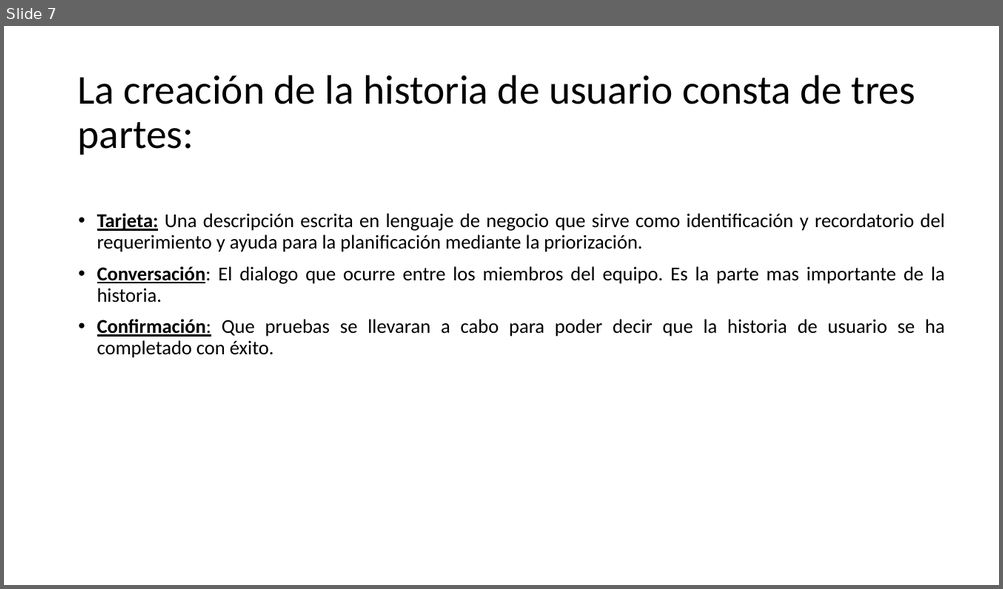
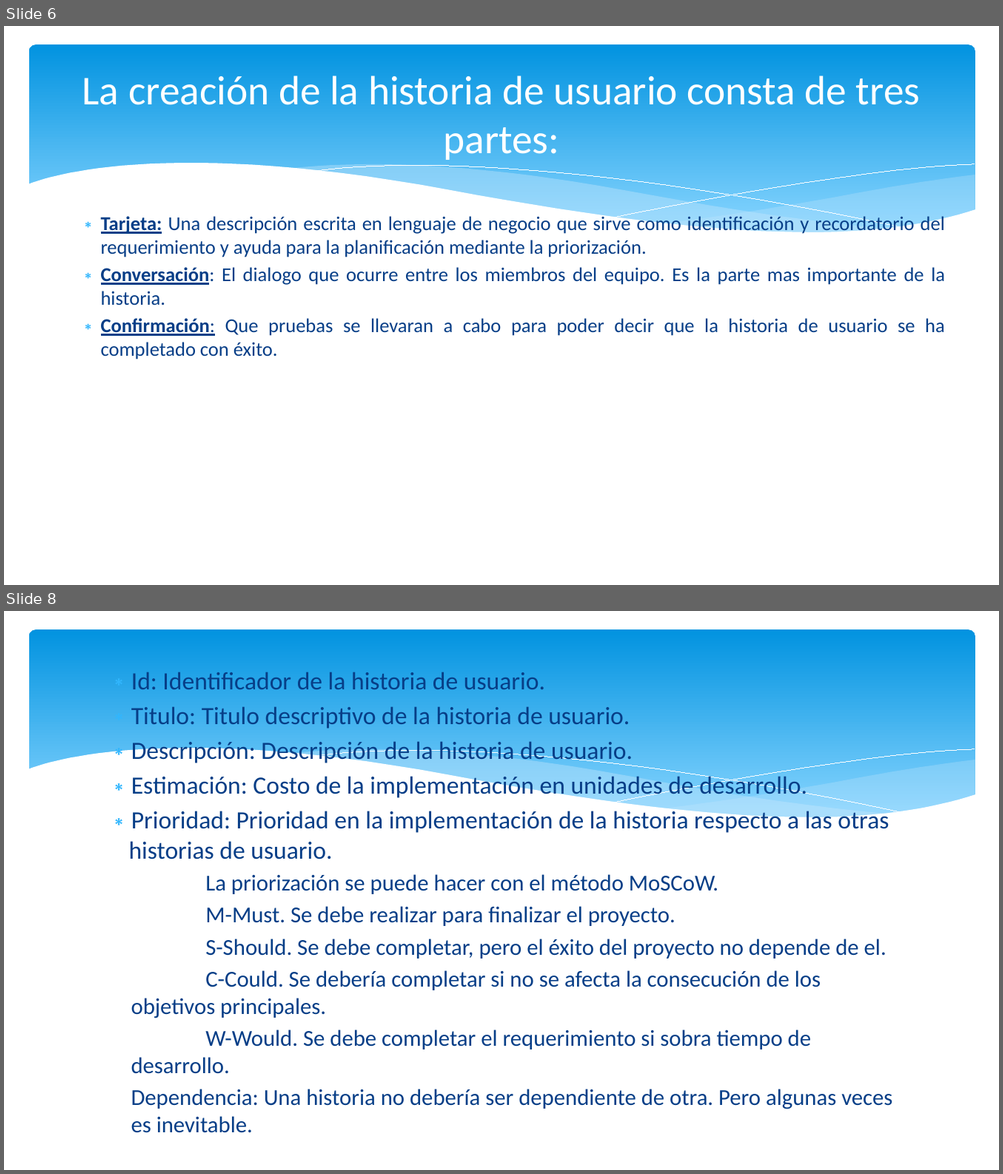
Before and after one commit to JulianAguilar/Equipo6AdminProy, a slide deck: Exposiciones/Puntos por historia de usuarioHVG.pptx. Shown one above the other, each under a label of ours: slide 7 before the commit, slides 6 and 8 after it; the slides between them are not shown. The pictures are 1003x589 and 1003x1174 pixels, drawn with LibreOffice and Linux fonts; fonts in the diff are those of the drawing. Boxes give left, top, right and bottom in pixels: in the first picture for what was removed or moved away, otherwise in the second. Text is boxed around its words. In the diff, an @@ line names an element or a change of style, - is before the commit and + after.

```diff
--- a/Exposiciones/Puntos por historia de usuarioHVG.pptx
+++ b/Exposiciones/Puntos por historia de usuarioHVG.pptx
@@ slide 8 added at (4,611,999,1170), background #FFFFFF; not listed: 6 template elements that a slide beside it also shows @@
@@ text added at (129,672,892,1110), 22 pt, text #073E87 @@
+∗ Id: Identificador de la historia de usuario.
+∗ Titulo: Titulo descriptivo de la historia de usuario.
+∗ Descripción: Descripción de la historia de usuario.
+∗ Estimación: Costo de la implementación en unidades de desarrollo.
+∗ Prioridad: Prioridad en la implementación de la historia respecto a las otras historias de usuario.
+  La priorización se puede hacer con el método MoSCoW.
+  M-Must. Se debe realizar para finalizar el proyecto.
+  S-Should. Se debe completar, pero el éxito del proyecto no depende de el.
+  C-Could. Se debería completar si no se afecta la consecución de los objetivos principales.
+  W-Would. Se debe completar el requerimiento si sobra tiempo de desarrollo.
+  Dependencia: Una historia no debería ser dependiente de otra. Pero algunas veces es inevitable.
@@ what was slide 7 is now slide 6 @@
@@ slide 6 changed as well @@
@@ rounded rectangle added at (28,44,975,246), fill gradient #0293E0 to #83D3FE @@
@@ title "La creación de la historia ..." at (82,76,919,160): text colour #000000 to #FFFFFF; alignment left to centre; line spacing 0.9 to 1 @@
@@ group added at (27,164,976,272): 5 freeform shapes @@
@@ text "Tarjeta: Una descripción escrita en ..." at (101,214,945,360): text colour #000000 to #073E87; bullet • to ∗; line spacing 0.9 to 1; less space between paragraphs @@
```
Also in this commit, not shown: 8 other slides changed, 2 other slides added, 7 slides removed.
